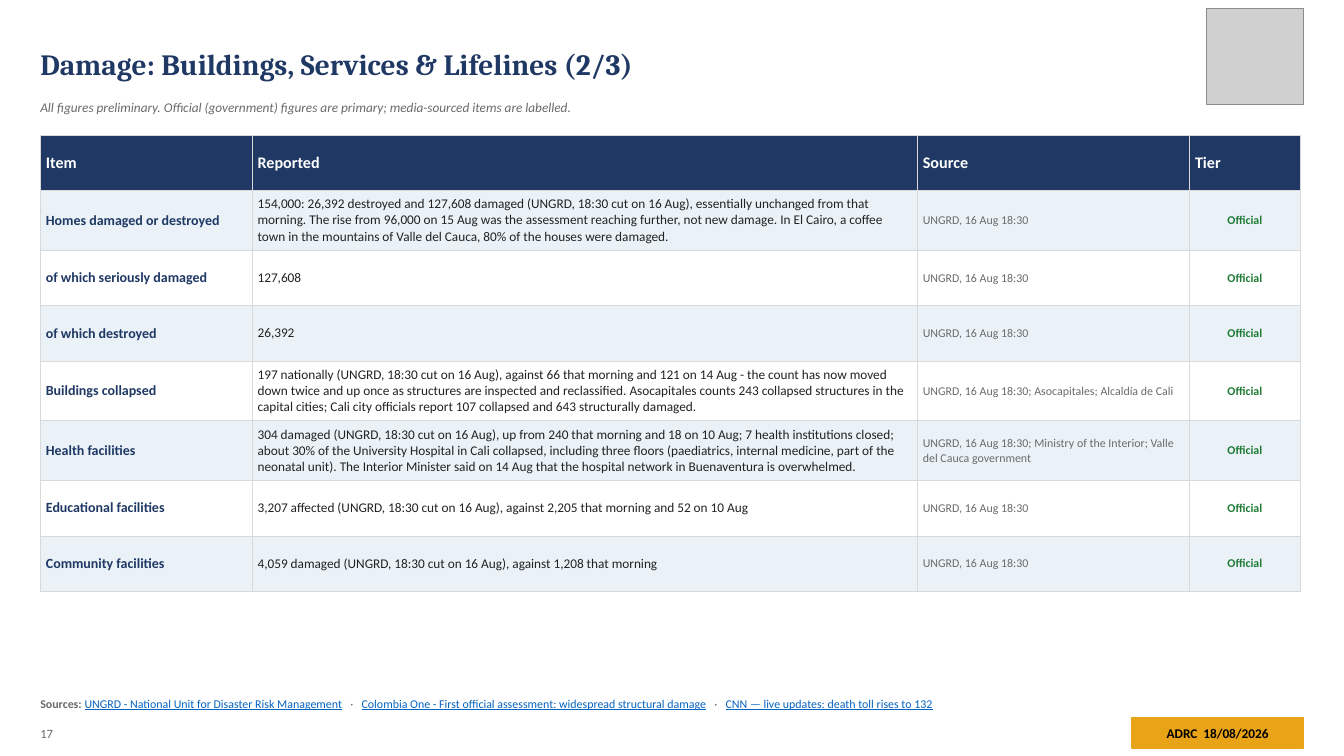
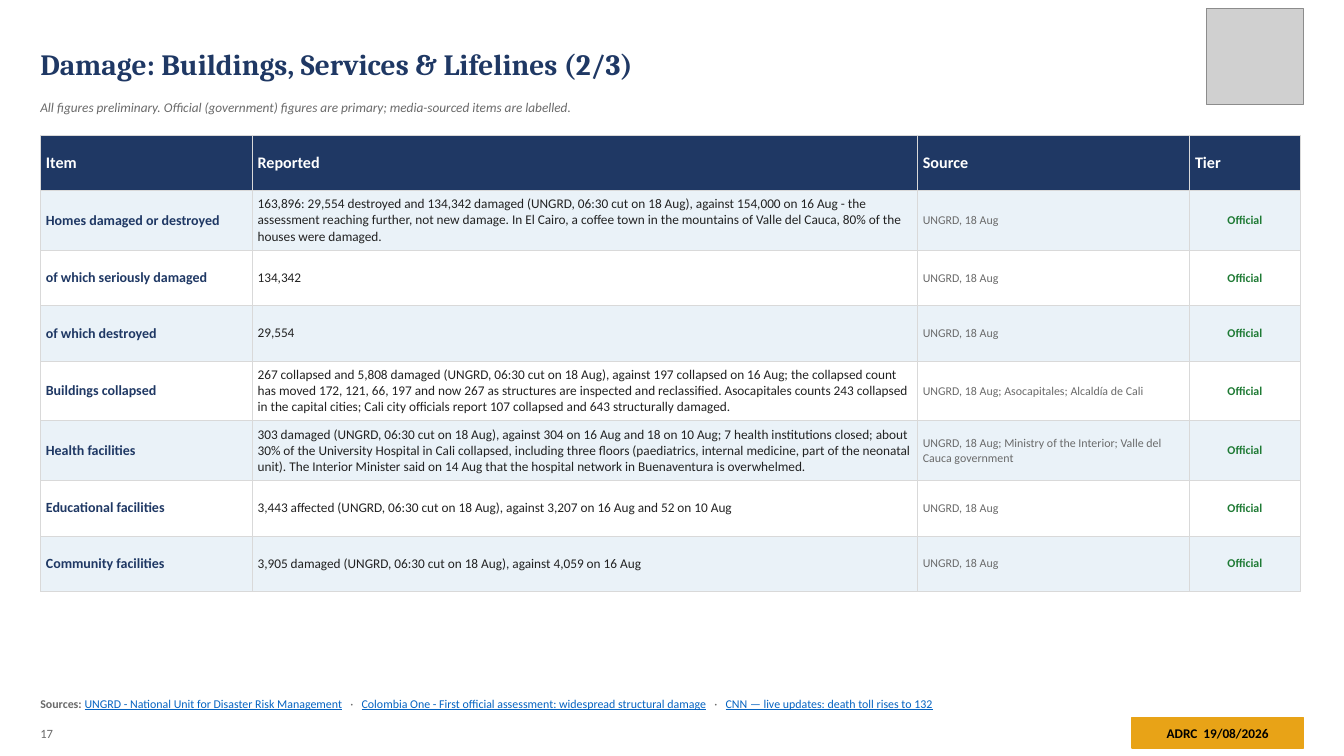
Before and after one commit to kochobi-max/whatsmap, a slide deck: slide 17 of reports/colombia_eq_20260810/output/ADRC_EQ_COL_Choco_20260810_EN.pptx. Drawn at 1344x756 pixels with LibreOffice and Linux fonts; fonts in the diff are those of the drawing; grey boxes stand for pictures. Boxes give left, top, right and bottom in pixels: in the first picture for what was removed or moved away, otherwise in the second. Text is boxed around its words. In the diff, an @@ line names an element or a change of style, - is before the commit and + after.

```diff
--- a/reports/colombia_eq_20260810/output/ADRC_EQ_COL_Choco_20260810_EN.pptx
+++ b/reports/colombia_eq_20260810/output/ADRC_EQ_COL_Choco_20260810_EN.pptx
@@ table at [40,135,1301,575] @@
-row 2, column 2: 154,000: 26,392 destroyed and 127,608 damaged (UNGRD, 18:30 cut on 16 Aug), essentially unchanged from that morning. The rise from 96,000 on 15 Aug was the assessment reaching further, not new damage. In El Cairo, a coffee town in the mountains of Valle del Cauca, 80% of the houses were damaged.
+row 2, column 2: 163,896: 29,554 destroyed and 134,342 damaged (UNGRD, 06:30 cut on 18 Aug), against 154,000 on 16 Aug - the assessment reaching further, not new damage. In El Cairo, a coffee town in the mountains of Valle del Cauca, 80% of the houses were damaged.
-row 2, column 3: UNGRD, 16 Aug 18:30
+row 2, column 3: UNGRD, 18 Aug
-row 3, column 2: 127,608
+row 3, column 2: 134,342
-row 3, column 3: UNGRD, 16 Aug 18:30
+row 3, column 3: UNGRD, 18 Aug
-row 4, column 2: 26,392
+row 4, column 2: 29,554
-row 4, column 3: UNGRD, 16 Aug 18:30
+row 4, column 3: UNGRD, 18 Aug
-row 5, column 2: 197 nationally (UNGRD, 18:30 cut on 16 Aug), against 66 that morning and 121 on 14 Aug - the count has now moved down twice and up once as structures are inspected and reclassified. Asocapitales counts 243 collapsed structures in the capital cities; Cali city officials report 107 collapsed and 643 structurally damaged.
+row 5, column 2: 267 collapsed and 5,808 damaged (UNGRD, 06:30 cut on 18 Aug), against 197 collapsed on 16 Aug; the collapsed count has moved 172, 121, 66, 197 and now 267 as structures are inspected and reclassified. Asocapitales counts 243 collapsed in the capital cities; Cali city officials report 107 collapsed and 643 structurally damaged.
-row 5, column 3: UNGRD, 16 Aug 18:30; Asocapitales; Alcaldía de Cali
+row 5, column 3: UNGRD, 18 Aug; Asocapitales; Alcaldía de Cali
-row 6, column 2: 304 damaged (UNGRD, 18:30 cut on 16 Aug), up from 240 that morning and 18 on 10 Aug; 7 health institutions closed; about 30% of the University Hospital in Cali collapsed, including three floors (paediatrics, internal medicine, part of the neonatal unit). The Interior Minister said on 14 Aug that the hospital network in Buenaventura is overwhelmed.
+row 6, column 2: 303 damaged (UNGRD, 06:30 cut on 18 Aug), against 304 on 16 Aug and 18 on 10 Aug; 7 health institutions closed; about 30% of the University Hospital in Cali collapsed, including three floors (paediatrics, internal medicine, part of the neonatal unit). The Interior Minister said on 14 Aug that the hospital network in Buenaventura is overwhelmed.
-row 6, column 3: UNGRD, 16 Aug 18:30; Ministry of the Interior; Valle del Cauca government
+row 6, column 3: UNGRD, 18 Aug; Ministry of the Interior; Valle del Cauca government
-row 7, column 2: 3,207 affected (UNGRD, 18:30 cut on 16 Aug), against 2,205 that morning and 52 on 10 Aug
+row 7, column 2: 3,443 affected (UNGRD, 06:30 cut on 18 Aug), against 3,207 on 16 Aug and 52 on 10 Aug
-row 7, column 3: UNGRD, 16 Aug 18:30
+row 7, column 3: UNGRD, 18 Aug
-row 8, column 2: 4,059 damaged (UNGRD, 18:30 cut on 16 Aug), against 1,208 that morning
+row 8, column 2: 3,905 damaged (UNGRD, 06:30 cut on 18 Aug), against 4,059 on 16 Aug
-row 8, column 3: UNGRD, 16 Aug 18:30
+row 8, column 3: UNGRD, 18 Aug
@@ text at [1167,728,1268,739]: text changed @@
-ADRC 18/08/2026
+ADRC 19/08/2026
```
Also in this commit, not shown: 36 other slides changed, 8 other files.
